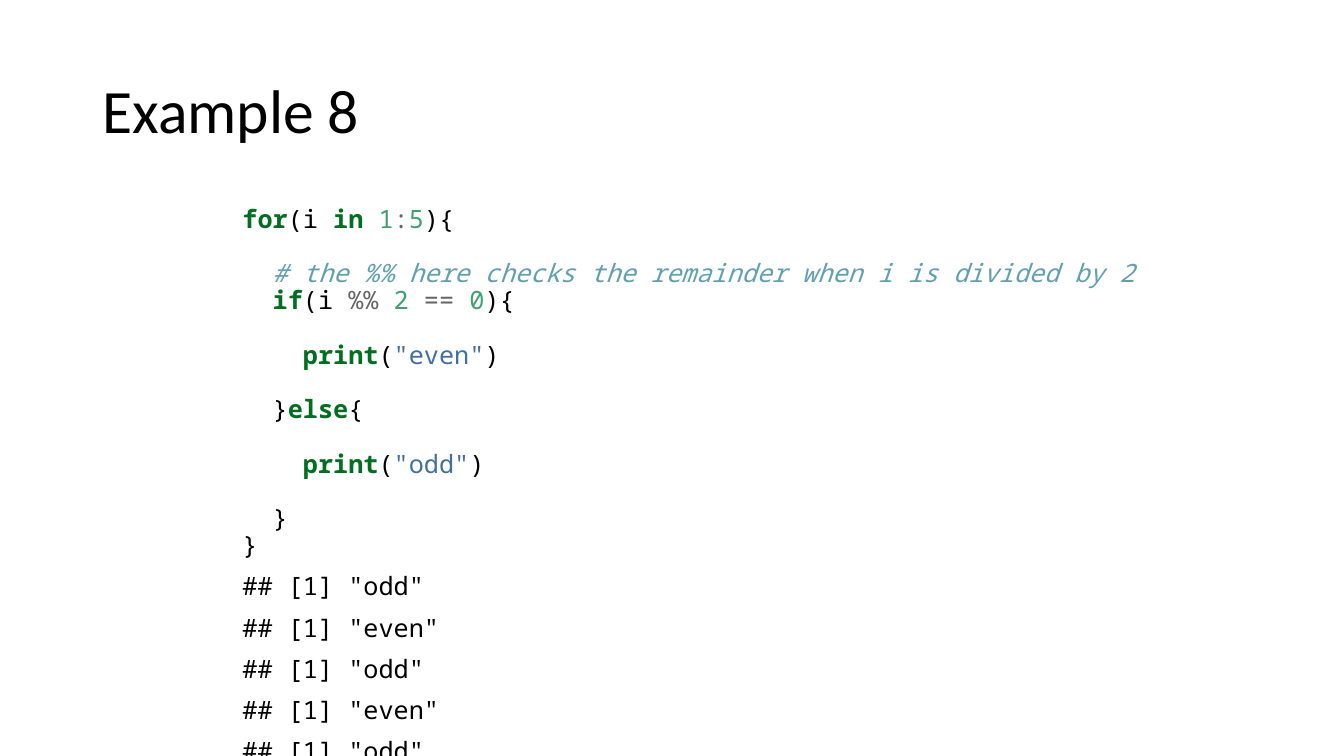
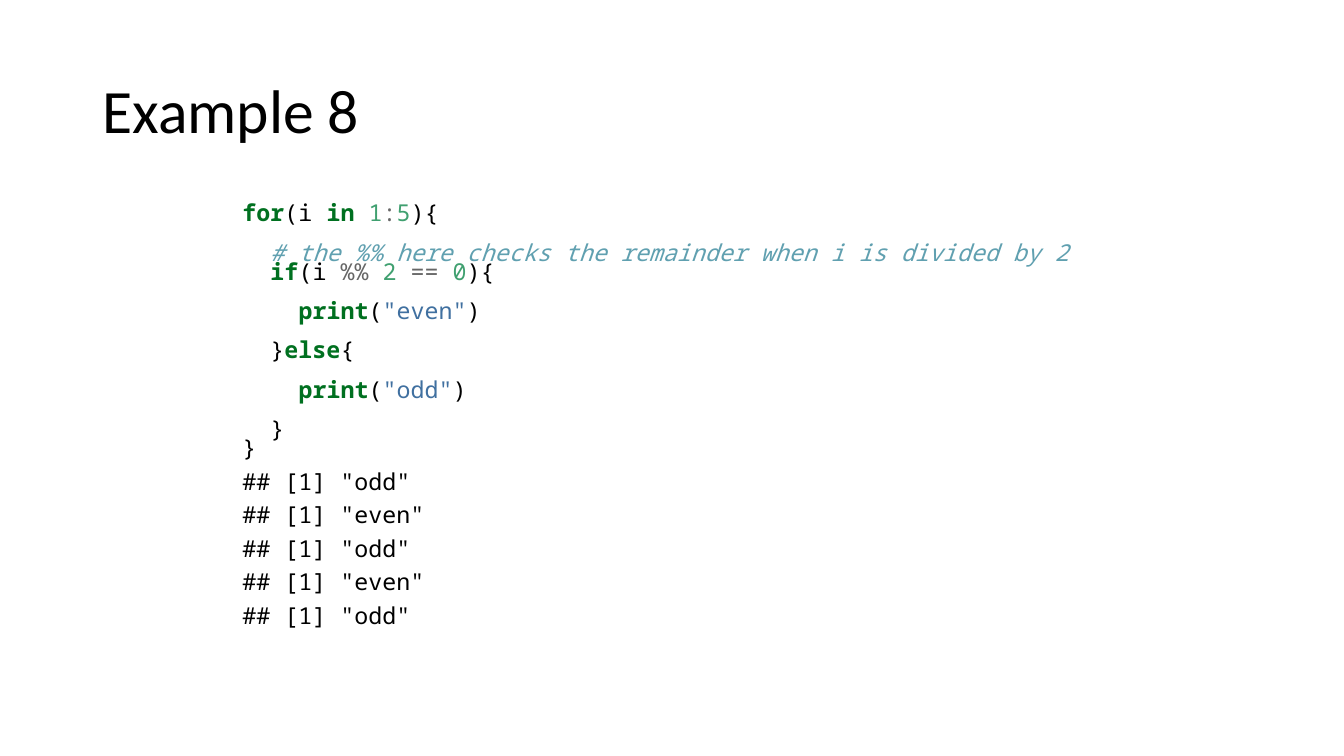
Before and after one commit to ClinicianCoders/ClinicianCoders, a slide deck: slide 30 of Workshops/Workshop6.pptx (slide 29 before the commit). Drawn at 1344x756 pixels with LibreOffice and Linux fonts; fonts in the diff are those of the drawing. Boxes give left, top, right and bottom in pixels: in the first picture for what was removed or moved away, otherwise in the second. Text is boxed around its words. In the diff, an @@ line names an element or a change of style, - is before the commit and + after.

```diff
--- a/Workshops/Workshop6.pptx
+++ b/Workshops/Workshop6.pptx
@@ text "for(i in 1:5){ # the ..." at [242, 203, 1069, 628]: size 18 to 16.6 pt; line spacing 0.9 to 0.7 @@
```
Also in this commit, not shown: 3 other slides changed, 1 slide added, 3 other files.
